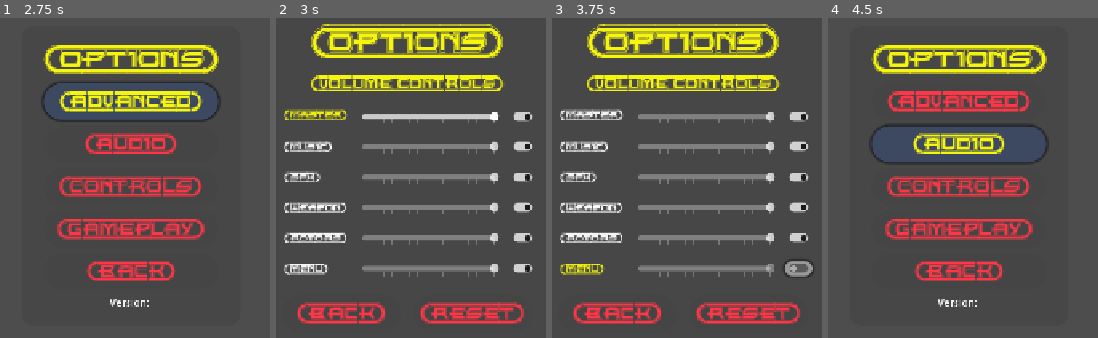
Above: before the commit, frames 1-4 (left to right).
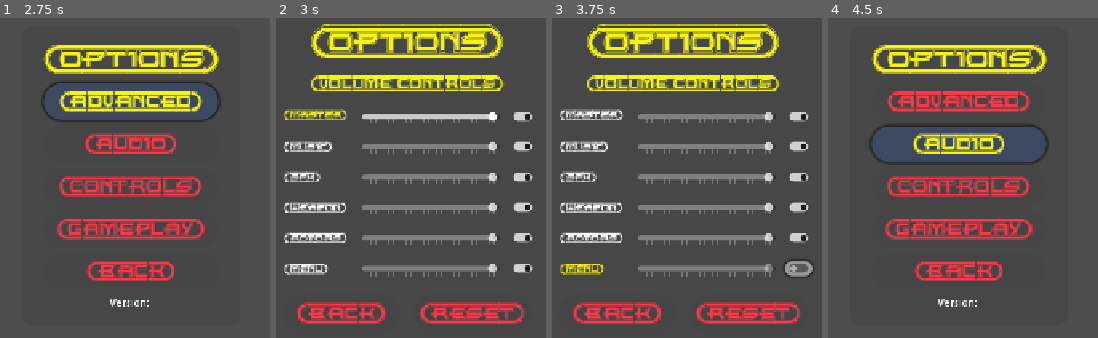
Above: after the commit, the same moments.

Repository: ikostan/SkyLockAssault
Game: Godot game, scene res://scenes/options_menu.tscn
The game is run twice, just before and just after one commit, with the same random seed, the same clock (stepped at 60 frames per second) and the same inputs. This scene is started directly instead of the project's main scene. Video files are missing from this copy of the repository; at most half a second of black plays in their place. Sound files missing from this copy of the repository are replaced by a short silence.
Inputs (mouse positions are in pixels of both pictures, inside the frame that each line leads up to):
- Up to frame 1 (2.75 s): click "{ADVANCED}" at 0.5 s; click "INFO" at 1.25 s; click "{BACK}" at 2 s
- Up to frame 2 (3 s): click "{AUDIO}" at 2.75 s
- Up to frame 3 (3.75 s): click (797, 267) at 3.5 s
- Up to frame 4 (4.5 s): click "{BACK}" at 4.25 s

Frame 1 is identical in both runs. In frame 2, 1.3% of the frame differs, in the area x 34-83%, y 29-81%; in frame 3, 1.3%; in frame 4, nothing differs.

Commit message:
Increase slider resolution for volume controls
Reduce step from 0.05 to 0.033 and increase tick_count from 16 to 30 for all volume sliders to provide finer/granular adjustments. Updated files: master, music, sfx_menu, sfx_rotors, sfx, and sfx_weapon volume control scenes.

Diff:
--- a/scenes/volume_controls/master_volume_control.tscn
+++ b/scenes/volume_controls/master_volume_control.tscn
@@ -37,8 +37,8 @@
 focus_neighbor_right = NodePath("../Mute")
 focus_next = NodePath("../Mute")
 max_value = 1.0
-step = 0.05
-tick_count = 16
+step = 0.033
+tick_count = 30
 ticks_on_borders = true
 script = ExtResource("2_xrowc")
 bus_name = "Master"
--- a/scenes/volume_controls/music_volume_control.tscn
+++ b/scenes/volume_controls/music_volume_control.tscn
@@ -39,8 +39,8 @@
 focus_neighbor_right = NodePath("../Mute")
 focus_next = NodePath("../Mute")
 max_value = 1.0
-step = 0.05
-tick_count = 16
+step = 0.033
+tick_count = 30
 ticks_on_borders = true
 script = ExtResource("2_ami7e")
 bus_name = "Music"
--- a/scenes/volume_controls/sfx_menu_volume_control.tscn
+++ b/scenes/volume_controls/sfx_menu_volume_control.tscn
@@ -42,8 +42,8 @@
 focus_neighbor_right = NodePath("../Mute")
 focus_next = NodePath("../Mute")
 max_value = 1.0
-step = 0.05
-tick_count = 16
+step = 0.033
+tick_count = 30
 ticks_on_borders = true
 script = ExtResource("2_3a0os")
 bus_name = "SFX_Menu"
--- a/scenes/volume_controls/sfx_rotors_volume_control.tscn
+++ b/scenes/volume_controls/sfx_rotors_volume_control.tscn
@@ -42,8 +42,8 @@
 focus_neighbor_right = NodePath("../Mute")
 focus_next = NodePath("../Mute")
 max_value = 1.0
-step = 0.05
-tick_count = 16
+step = 0.033
+tick_count = 30
 ticks_on_borders = true
 script = ExtResource("1_1upbq")
 bus_name = "SFX_Rotors"
--- a/scenes/volume_controls/sfx_volume_control.tscn
+++ b/scenes/volume_controls/sfx_volume_control.tscn
@@ -41,8 +41,8 @@
 focus_neighbor_right = NodePath("../Mute")
 focus_next = NodePath("../Mute")
 max_value = 1.0
-step = 0.05
-tick_count = 16
+step = 0.033
+tick_count = 30
 ticks_on_borders = true
 script = ExtResource("1_sfbgc")
 bus_name = "SFX"
--- a/scenes/volume_controls/sfx_weapon_volume_control.tscn
+++ b/scenes/volume_controls/sfx_weapon_volume_control.tscn
@@ -43,8 +43,8 @@
 focus_neighbor_right = NodePath("../Mute")
 focus_next = NodePath("../Mute")
 max_value = 1.0
-step = 0.05
-tick_count = 16
+step = 0.033
+tick_count = 30
 ticks_on_borders = true
 script = ExtResource("2_f8qnn")
 bus_name = "SFX_Weapon"
